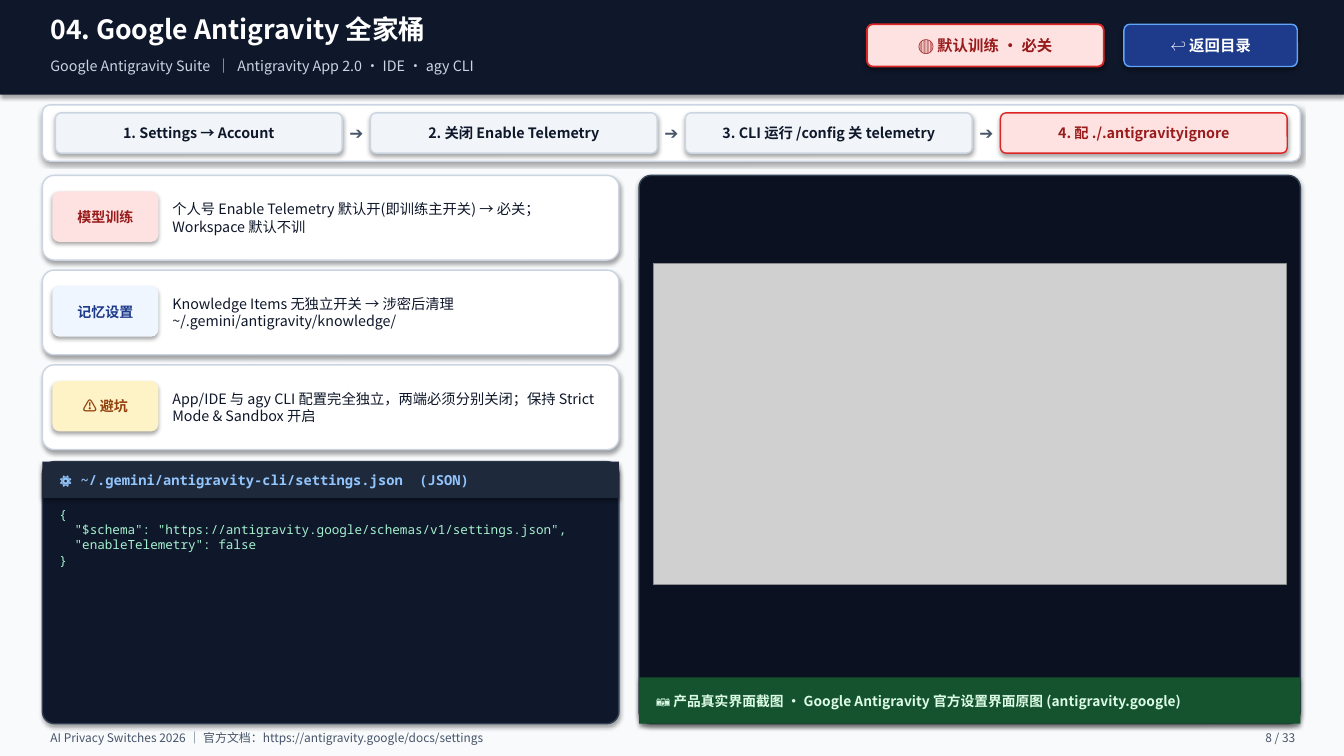
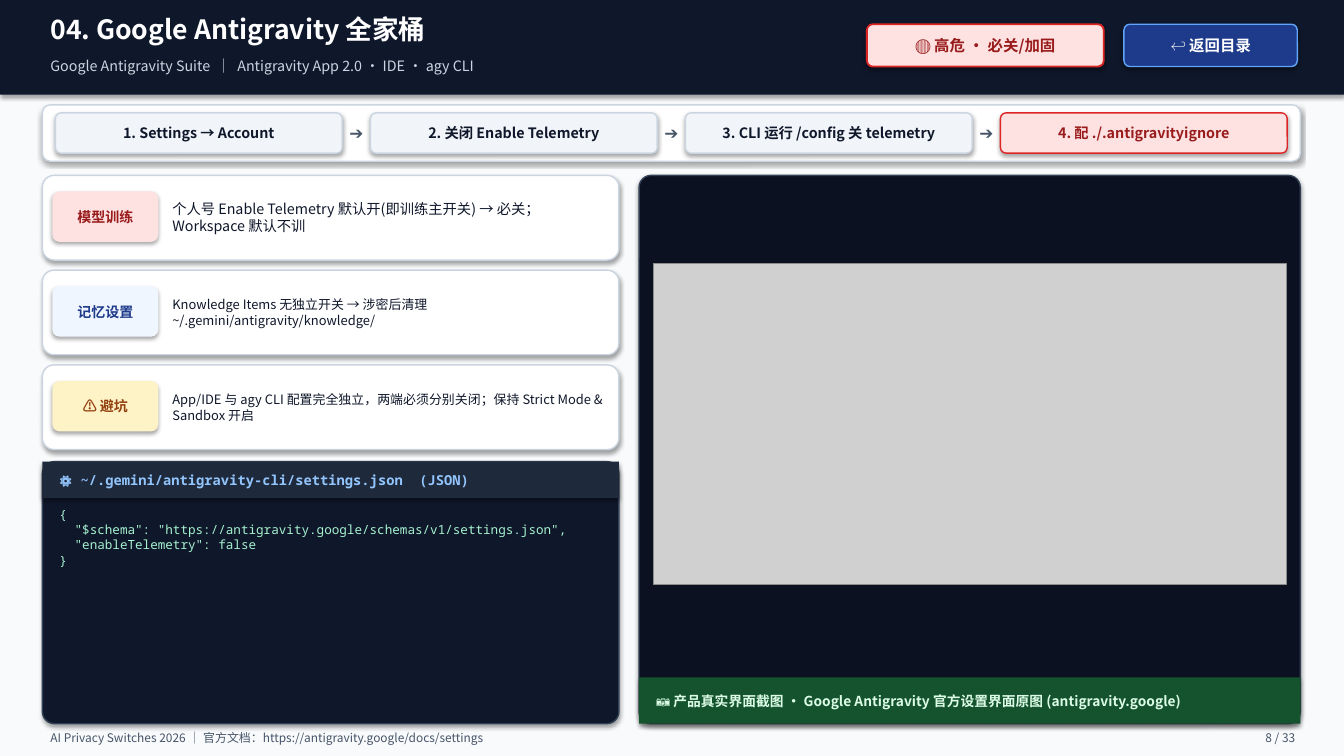
Before and after one commit to xialuyu5-oss/ai-privacy-switches, a slide deck: slide 8 of exports/AI_Agent_隐私记忆与防训练开关全手册_2026.pptx. Drawn at 1344x756 pixels with LibreOffice and Linux fonts; fonts in the diff are those of the drawing; grey boxes stand for pictures. Boxes give left, top, right and bottom in pixels: in the first picture for what was removed or moved away, otherwise in the second. Text is boxed around its words. In the diff, an @@ line names an element or a change of style, - is before the commit and + after.

```diff
--- a/exports/AI_Agent_隐私记忆与防训练开关全手册_2026.pptx
+++ b/exports/AI_Agent_隐私记忆与防训练开关全手册_2026.pptx
@@ text at [934, 38, 1056, 54]: text changed @@
-🔴 默认训练 · 必关
+🔴 高危 · 必关/加固
@@ text "Knowledge Items 无独立开关 → 涉密后清理 ..." at [172, 298, 428, 329]: size 10.2 to 9.2 pt @@
@@ text "App/IDE 与 agy CLI 配置完全独立，两端必须分别关闭；保持 ..." at [172, 393, 591, 421]: size 10.2 to 9.2 pt @@
```
Also in this commit, not shown: 31 other slides changed, 6 other files.
